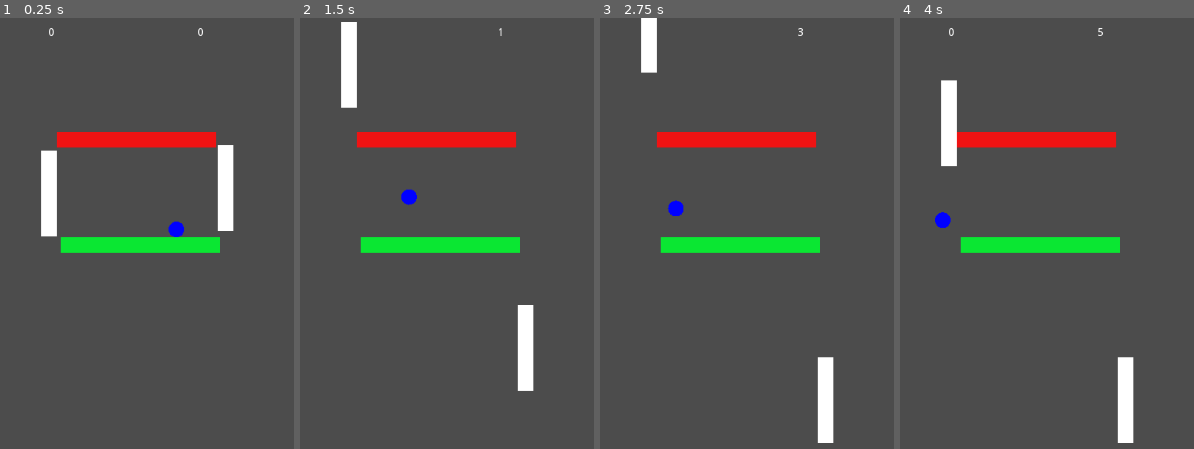
Above: before the commit, frames 1-4 (left to right).
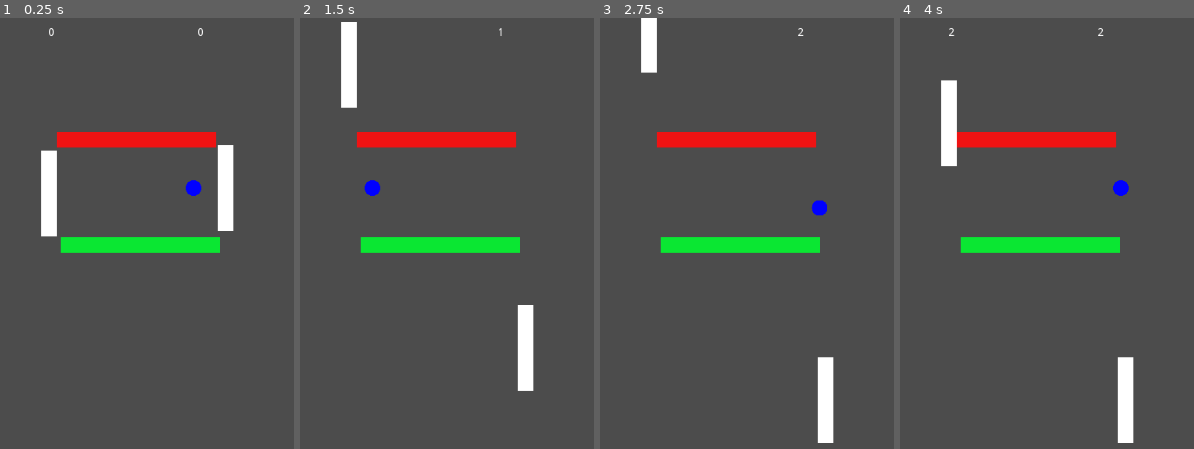
Above: after the commit, the same moments.

Repository: bitwes/GutTutorials
Game: Godot game, scene res://scenes/Game.tscn
Same seed, same stepped clock (60 frames per second), same inputs: the game is played once before the commit and once after it. The project has no main scene, so this scene is started directly.
Inputs:
- Up to frame 1 (0.25 s): no input
- Up to frame 2 (1.5 s): hold A (P1_Up) 0.53-1.28 s; hold Down (P2_Down) 0.53-1.28 s; hold Z (P1_Down) from 1.28 s (still down); tap Up (P2_Up) at 1.35 s
- Up to frame 3 (2.75 s): release Z (P1_Down) at 2.03 s; hold A (P1_Up) from 2.03 s (still down); hold Down (P2_Down) from 2.03 s (still down)
- Up to frame 4 (4 s): release Down (P2_Down) at 2.78 s; tap Up (P2_Up) at 2.85 s; release A (P1_Up) at 3.53 s; hold Z (P1_Down) from 3.53 s (still down); hold Down (P2_Down) from 3.53 s (still down)

The runs differ from the first frame. In frame 1, 0.3% of the frame differs, in the area x 57-69%, y 37-51%; in frame 2, 0.3%; in frame 3, 0.3%; in frame 4, 0.4%, in the area x 11-78%, y 2-49%.

Commit message:
ball direction after score

Diff:
--- a/TddAndPong/Episode4/scripts/game.gd
+++ b/TddAndPong/Episode4/scripts/game.gd
@@ -11,7 +11,7 @@
 func _ready():
 	_ball_start_pos =  $Ball.get_position()
 	$Ball.set_speed(300)
-	$Ball.set_direction(Vector2(1, 1))
+	$Ball.set_direction(Vector2(1, 0))
 
 	$P1Paddle.set_speed(300)
 	$P2Paddle.set_speed(300)
@@ -37,11 +37,13 @@
 func p1_scores():
 	$Ball.set_position(_ball_start_pos)
 	_p1_score += 1
+	$Ball.set_direction(Vector2(1, 0))
 	_update_display()
 
 func p2_scores():
 	$Ball.set_position(_ball_start_pos)
 	_p2_score += 1
+	$Ball.set_direction(Vector2(-1, 0))
 	_update_display()
 
 func get_p1_score():
@@ -55,3 +57,6 @@
 
 func set_p2_score(p2_score):
 	_p2_score = p2_score
+
+func get_ball():
+	return $Ball
--- a/TddAndPong/Episode4/test/unit/test_game.gd
+++ b/TddAndPong/Episode4/test/unit/test_game.gd
@@ -54,8 +54,18 @@
 		p2kb.emit_signal('kill_ball')
 		assert_eq(_game.get_p1_score(), 1)
 
+	func test_when_game_starts_ball_moves_towards_p1():
+		var ball = _game.get_ball()
+		assert_eq(ball.get_direction(), Vector2(1, 0))
 
+	func test_when_p2_scores_ball_moves_towards_p2():
+		_game.p2_scores()
+		assert_eq(_game.get_ball().get_direction(), Vector2(-1, 0))
 
+	func test_when_p1_scores_ball_moves_towards_p1():
+		_game.get_ball().set_direction(Vector2(0, 0))
+		_game.p1_scores()
+		assert_eq(_game.get_ball().get_direction(), Vector2(1, 0))
 class TestGUI:
 	extends 'res://addons/gut/test.gd'
 
